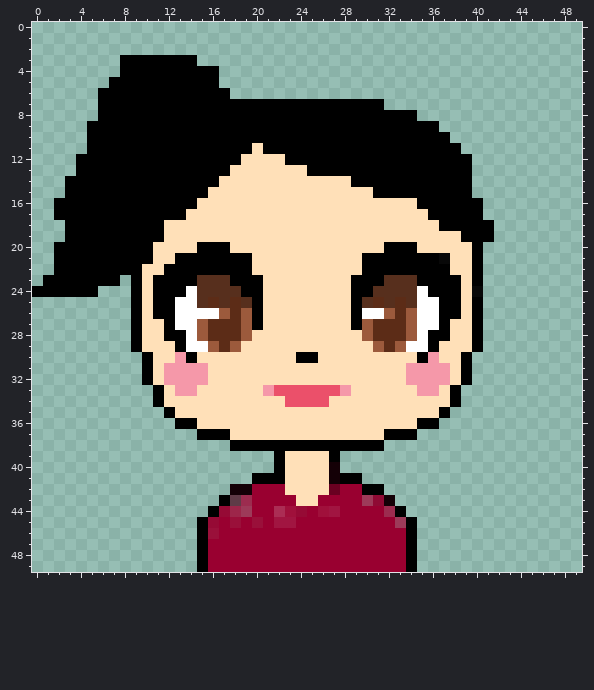
Pixel-art sprite -- images/mariam.png. Above, as it was before the edit.
The file is 50x50 pixels. Colours within 5 levels of each other are drawn and written as one.
New version:
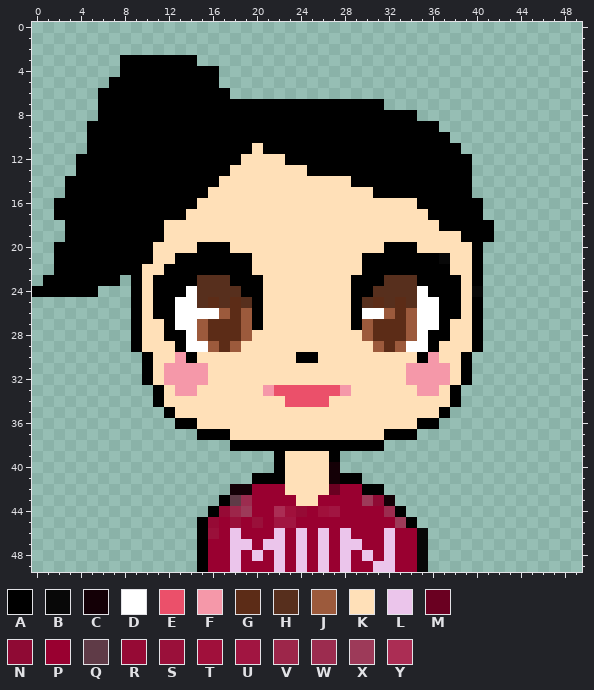
Palette (. is transparent): A #000000  B #080808  C #140006  D #ffffff  E #eb506a  F #f598a9  G #5c2c17  H #572f1d  J #9c5a3c  K #ffe0b8  L #ebc5eb  M #6a0021  N #8f0a34  P #990030  Q #5f3b47  R #960a35  S #9a103a  T #a0103b  U #a11541  V #9d264a  W #9c2c4f  X #9d3a59  Y #ab2d54
Commit: Added "MUN" to sweater of self-portrait pixel art
From old to new:
There is now colour B in rows 46 to 49 at x 35.
The edit turns colour P into colour L in row 46 at x 18, 22, 24, 26, 28 and 32; in row 47 at x 18 to 19, 21 to 22, 24, 26, 28 to 29 and 32; in row 48 at x 18, 20, 22, 24, 26, 28, 30 and 32; in row 49 at x 18, 22, 24, 26, 28 and 31 to 32.
The edit turns colour A into colour P in rows 46 to 49 at x 34.
